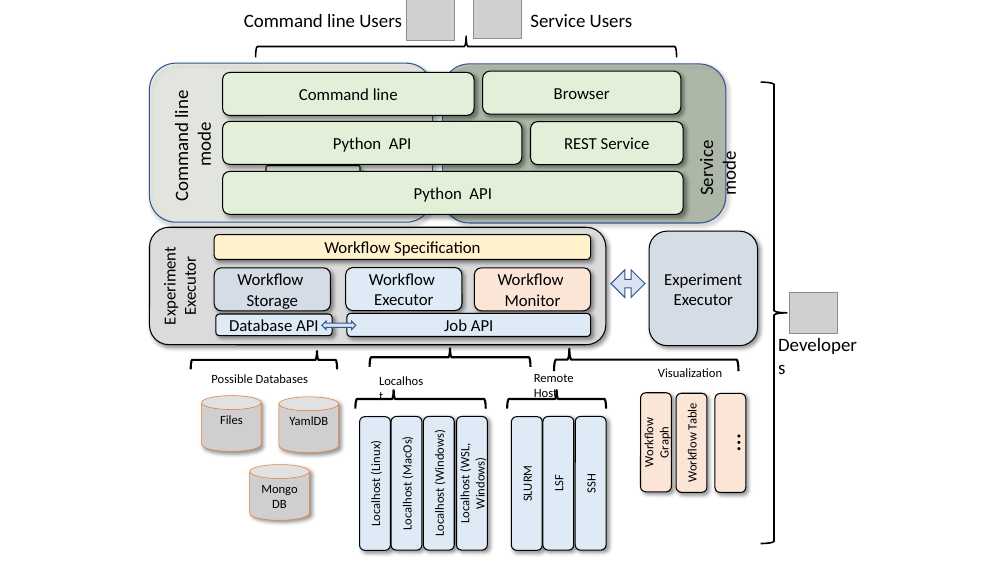
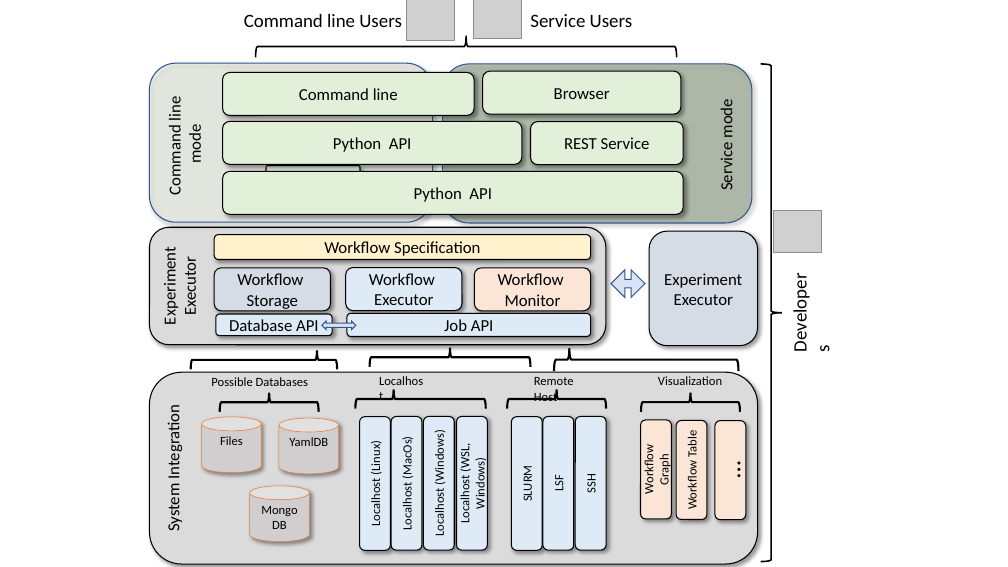
Before and after one commit to cyberaide/paper-cloudmesh-cc-ieee-5-pages, a slide deck: slide 1 of pptx/cloudmesh-cc-arch.pptx. Drawn at 1008x567 pixels with LibreOffice and Linux fonts; fonts in the diff are those of the drawing; grey boxes stand for pictures. Boxes give left, top, right and bottom in pixels: in the first picture for what was removed or moved away, otherwise in the second. Text is boxed around its words. In the diff, an @@ line names an element or a change of style, - is before the commit and + after.

```diff
--- a/pptx/cloudmesh-cc-arch.pptx
+++ b/pptx/cloudmesh-cc-arch.pptx
@@ text "Command line": place and size @@
-text "Command line" at (170, 92, 216, 200)
+text "Command line" at (165, 99, 205, 193)
@@ text "Command line" at (165, 99, 205, 193): size 18 to 16 pt @@
@@ rounded rectangle: place and size @@
-rounded rectangle at (443, 64, 727, 223)
+rounded rectangle at (443, 64, 752, 223)
@@ right brace: place and size @@
-right brace at (761, 82, 788, 544)
+right brace at (761, 64, 782, 562)
@@ text "Service mode" at (716, 102, 736, 190): size 18 to 16 pt @@
@@ text "Service mode": place and size @@
-text "Service mode" at (695, 146, 741, 195)
+text "Service mode" at (716, 102, 736, 190)
@@ picture: place and size @@
-picture at (789, 292, 838, 333)
+picture at (774, 210, 822, 252)
@@ text "Developers": place and size @@
-text "Developers" at (771, 330, 869, 355)
+text "Developers" at (784, 262, 810, 360)
@@ text "Developers" at (784, 262, 810, 360): rotation 0 to 270 degrees @@
@@ rounded rectangle added at (150, 372, 758, 564), fill #DBDBDB, outline #000000 1 pt, 16 pt, text #000000 @@
+System Integration
@@ text "Visualization": place and size @@
-text "Visualization" at (658, 368, 722, 377)
+text "Visualization" at (658, 376, 722, 385)
@@ right brace added at (219, 393, 318, 412), outline #000000 2 pt @@
@@ 3 cylinders: place and size @@
-3 cylinders at (202, 395, 339, 521)
+3 cylinders at (202, 417, 339, 542)
@@ right brace added at (641, 393, 740, 412), outline #000000 2 pt @@
@@ 3 rounded rectangles: place and size @@
-3 rounded rectangles at (640, 393, 746, 493)
+3 rounded rectangles at (640, 420, 746, 520)
```
Also in this commit, not shown: 1 other file.
